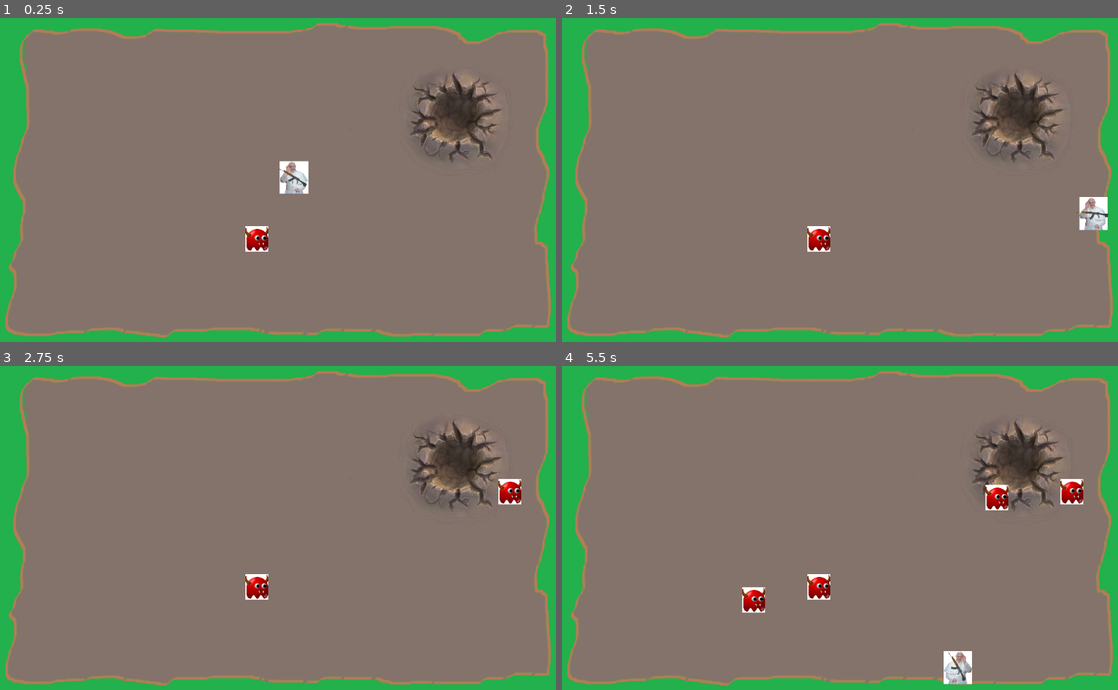
Above: before the commit, frames 1-4 (two rows, left to right).
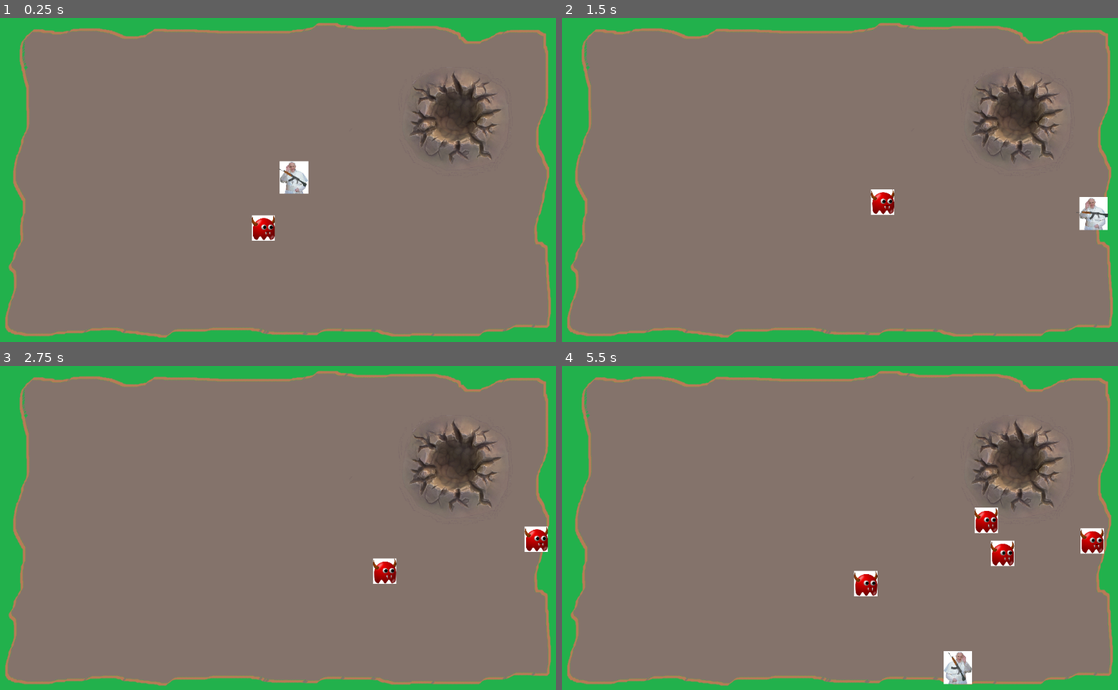
Above: after the commit, the same moments.

Repository: AgustinPatane/Ingenieria_Videojuegos
Game: Godot game, scene res://producto/assets/scenes/Mapa.tscn
The game is run twice, just before and just after one commit, with the same random seed, the same clock (stepped at 60 frames per second) and the same inputs.
Inputs (mouse positions are in pixels of both pictures, inside the frame that each line leads up to):
- Up to frame 1 (0.25 s): no input
- Up to frame 2 (1.5 s): move the mouse to (962, 163) at 0.52 s; hold Right (ui_right) 0.53-1.28 s; hold Shift (run) 0.53-1.28 s; move the mouse to (728, 196) at 1.27 s; hold Down (ui_down) from 1.28 s (still down); click (728, 196) at 1.35 s
- Up to frame 3 (2.75 s): move the mouse to (333, 456) at 2.02 s; release Down (ui_down) at 2.03 s; hold Right (ui_right) from 2.03 s (still down); hold Shift (run) from 2.03 s (still down)
- Up to frame 4 (5.5 s): move the mouse to (812, 592) at 2.77 s; release Right (ui_right) at 2.78 s; release Shift (run) at 2.78 s; hold Up (ui_up) 2.78-3.53 s; click (812, 592) at 2.85 s; move the mouse to (1006, 576) at 3.52 s; hold Shift (run) 3.53-4.28 s; hold Left (ui_left) 3.53-5.03 s; move the mouse to (673, 479) at 4.27 s; click (673, 479) at 4.35 s; move the mouse to (867, 528) at 5.02 s; hold Down (ui_down) from 5.03 s (still down); hold Shift (run) from 5.03 s (still down)

The runs differ from the first frame. In frame 1, 0.5% of the frame differs, in the area x 44-50%, y 60-73%; in frame 2, 0.7%; in frame 3, 1.3%; in frame 4, 2.6%, in the area x 32-98%, y 34-77%.

Commit message:
IA del enemigo

Diff:
--- a/Trabajo_Final/producto/scripts/Enemigo.gd
+++ b/Trabajo_Final/producto/scripts/Enemigo.gd
@@ -3,6 +3,7 @@
 var pos_jugador = Vector2.ZERO
 var speed = 100
 var vidas = 2
+var jugador
 
 func recibe_damage():
 	vidas -=1
@@ -11,13 +12,12 @@
 
 # Called when the node enters the scene tree for the first time.
 func _ready():
-	pass
+	jugador = get_node("/root/Mapa/Jugador")
 
 func _process(delta):
-	#pos_jugador = get_node("Jugador").global_position
-	#var dir = (pos_jugador - position).normalized()
-	#position += dir * speed * delta
-	pass
+	pos_jugador = jugador.position
+	var dir = (pos_jugador - position).normalized()
+	position += dir * speed * delta
 
 func _on_Enemigo_area_entered(area):
 	print(area.name)
--- a/Trabajo_Final/producto/scripts/Mapa.gd
+++ b/Trabajo_Final/producto/scripts/Mapa.gd
@@ -1,6 +1,6 @@
 extends Node2D
 
-export(int) var tiempo_spawn = 30
+export(int) var tiempo_spawn = 300
 var a = 0
 onready var escena_enemigo = preload("res://producto/assets/scenes/Enemigo.tscn")
 
